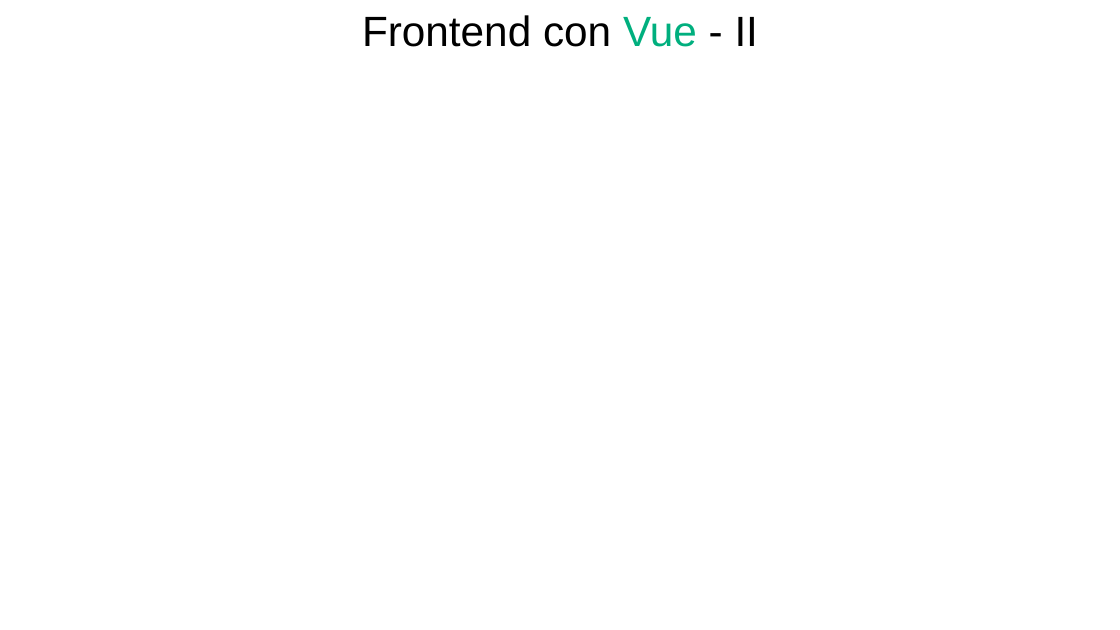
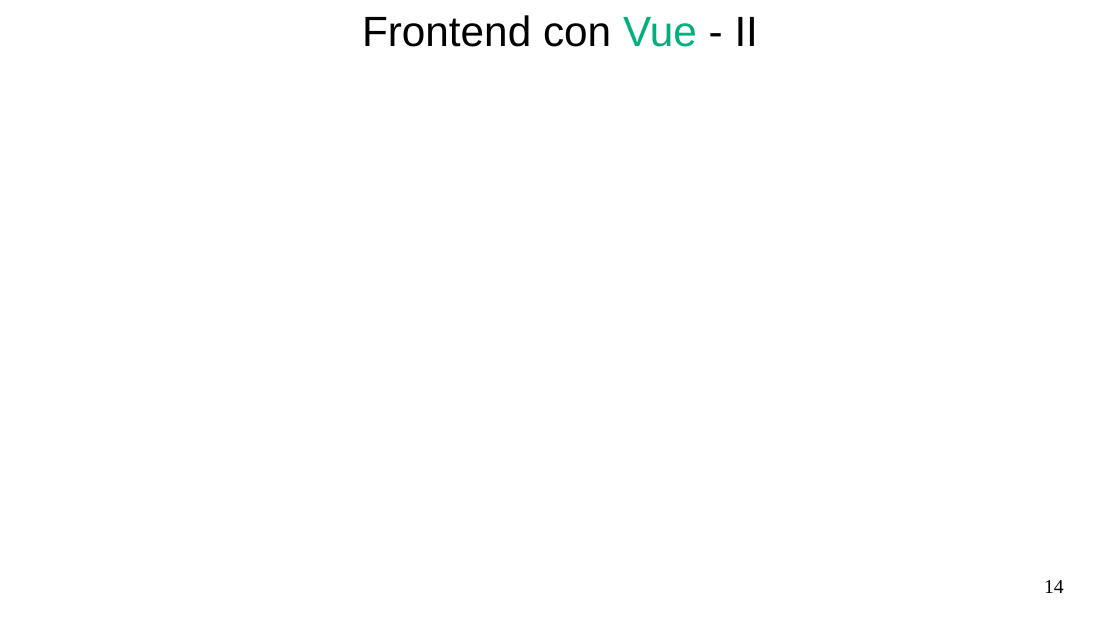
Before and after one commit to xino1010/vue-nest-arduino, a slide deck: slide 14 of presentacion/presentacion.odp. Drawn at 1120x630 pixels with LibreOffice and Linux fonts; fonts in the diff are those of the drawing; background and template pictures are left out. Boxes give left, top, right and bottom in pixels: in the first picture for what was removed or moved away, otherwise in the second. Text is boxed around its words. In the diff, an @@ line names an element or a change of style, - is before the commit and + after.

```diff
--- a/presentacion/presentacion.odp
+++ b/presentacion/presentacion.odp
@@ page number added at box(1044, 580, 1064, 593), 14 pt, text #000000 @@
+14
```
Also in this commit, not shown: 13 other slides changed, 2 slides added, 1 slide removed, 9 other files.
